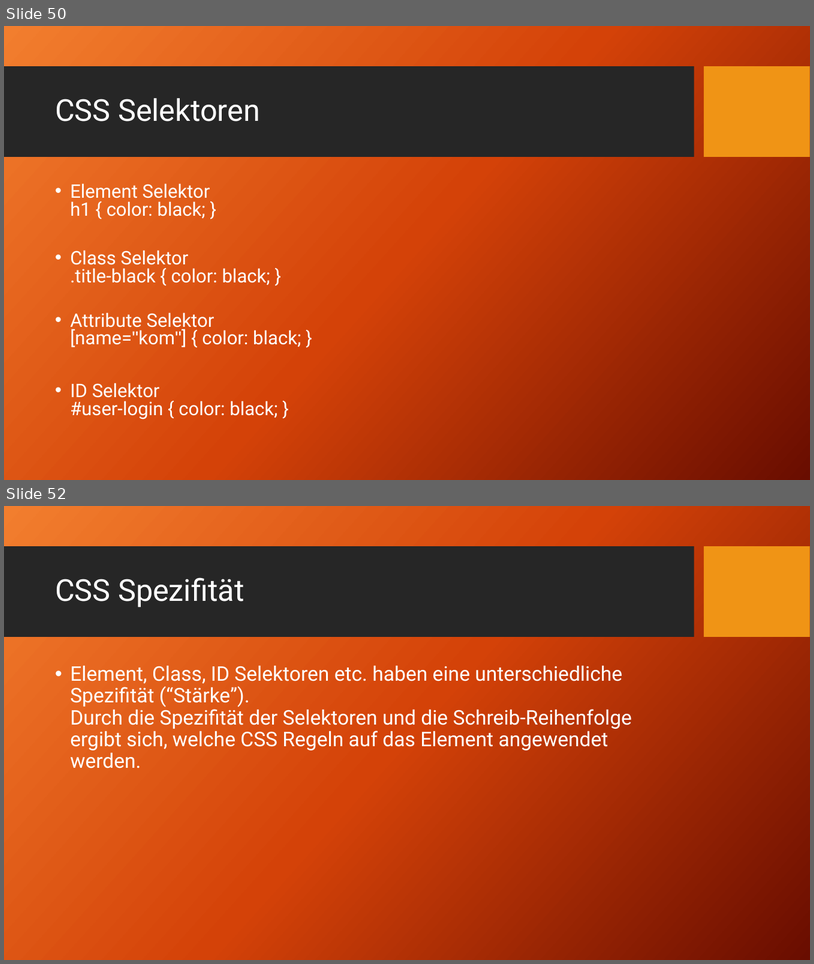
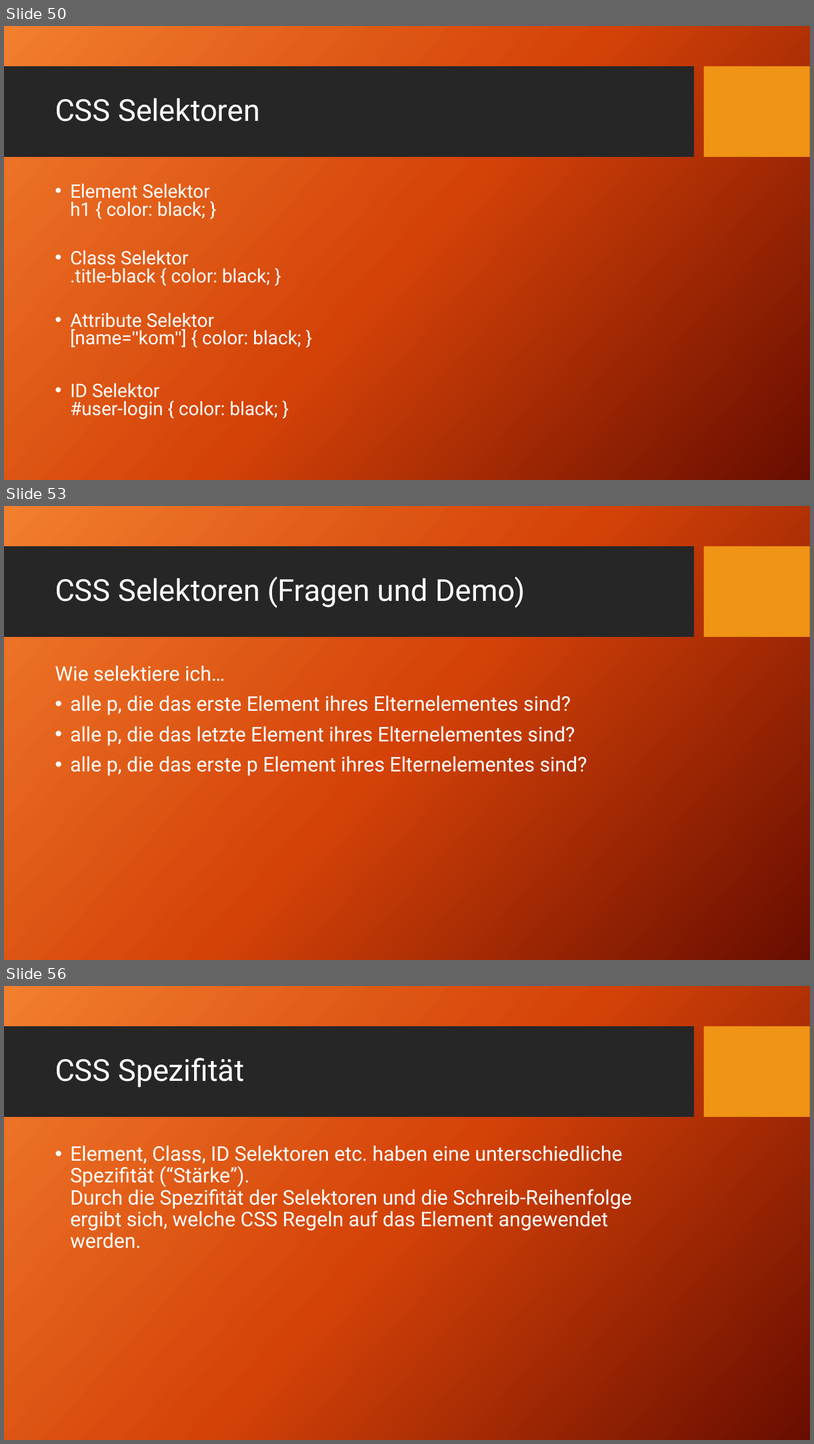
Before and after one commit to TomFrey/htmlCssBasicUebungen, a slide deck: html Schulung.pptx. Shown one above the other, each under a label of ours: slides 50 and 52 before the commit, slides 50, 53 and 56 after it; the slides between them are not shown. The pictures are 814x964 and 814x1444 pixels, drawn with LibreOffice and Linux fonts; fonts in the diff are those of the drawing; background and template pictures are left out. Boxes give left, top, right and bottom in pixels: in the first picture for what was removed or moved away, otherwise in the second. Text is boxed around its words. In the diff, an @@ line names an element or a change of style, - is before the commit and + after.

Commit message:
Demo und Folien zu Selektoren

```diff
--- a/html Schulung.pptx
+++ b/html Schulung.pptx
@@ slide 53 added at [4, 506, 810, 960], background picture (left out); not listed: 2 template elements that a slide beside it also shows @@
@@ title added at [55, 577, 525, 608], 36 pt, text #FFFFFF @@
+CSS Selektoren (Fragen und Demo)
@@ text added at [55, 665, 587, 775], 24 pt, text #FFFFFF @@
+Wie selektiere ich…
+• alle p, die das erste Element ihres Elternelementes sind?
+• alle p, die das letzte Element ihres Elternelementes sind?
+• alle p, die das erste p Element ihres Elternelementes sind?
@@ what was slide 52 is now slide 56 @@
```
Also in this commit, not shown: 4 slides changed, 3 other slides added, 3 other files.
